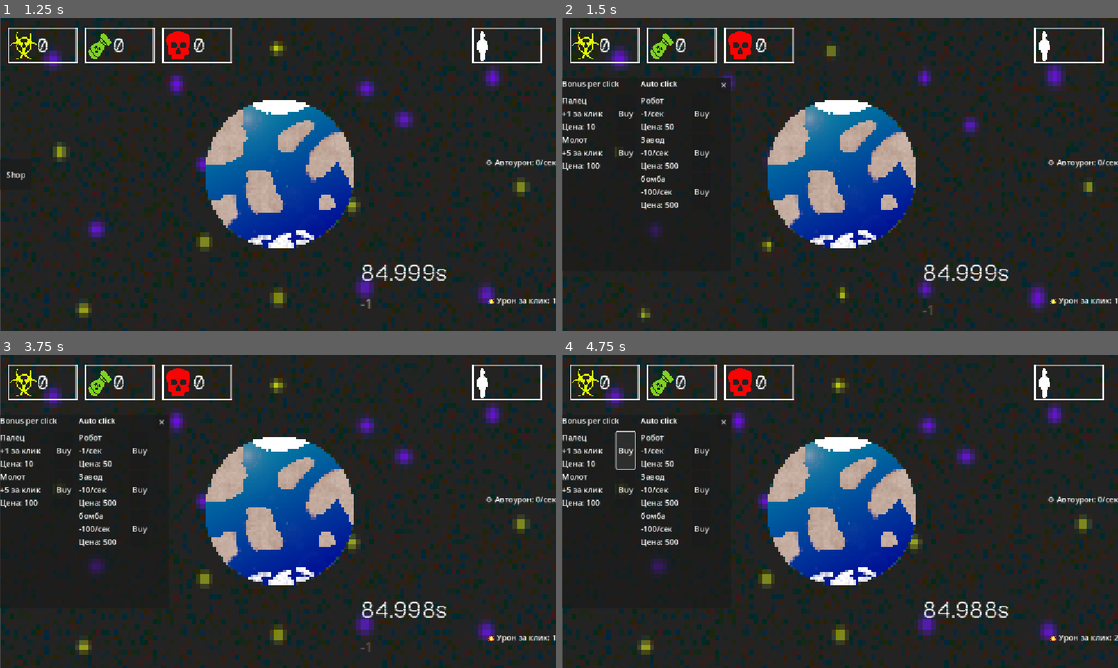
Above: before the commit, frames 1-4 (two rows, left to right).
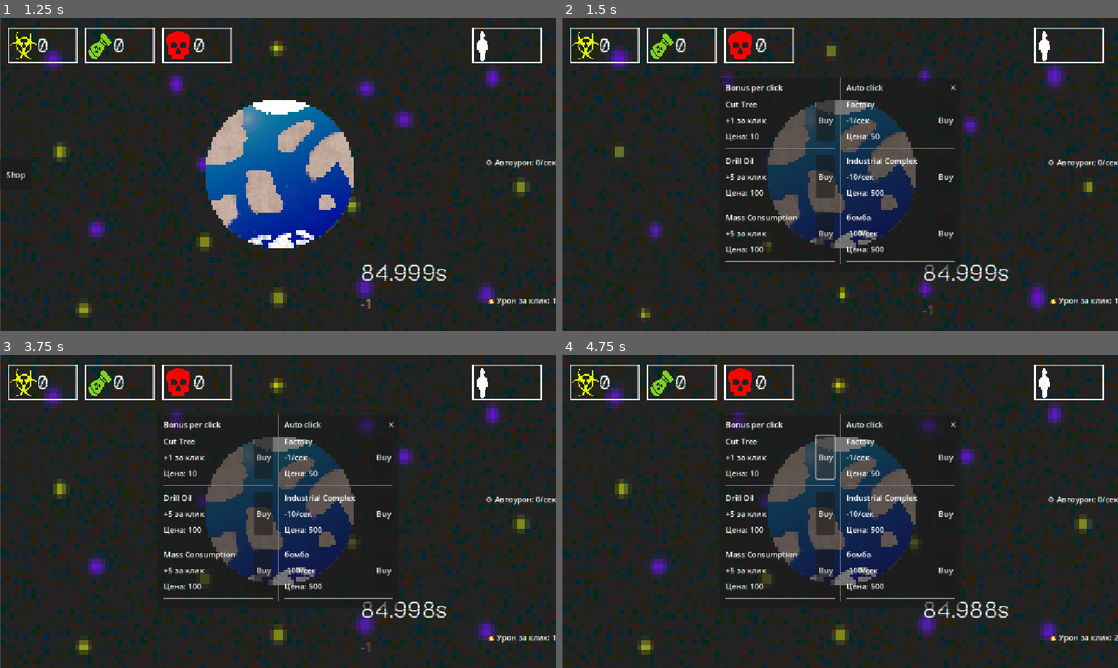
Above: after the commit, the same moments.

Repository: KvoERR/count-down-game
Game: Godot game, scene res://main.tscn
Same seed, same stepped clock (60 frames per second), same inputs: the game is played once before the commit and once after it.
Inputs (mouse positions are in pixels of both pictures, inside the frame that each line leads up to):
- Up to frame 1 (1.25 s): click (283, 174) at 0.5 s
- Up to frame 2 (1.5 s): click "Shop" at 1.25 s
- Up to frame 3 (3.75 s): click "✕" at 2 s; click (283, 511) at 2.75 s; click "Shop" at 3.5 s
- Up to frame 4 (4.75 s): click "Buy" at 4.25 s

Frame 1 is identical in both runs. In frame 2, 13% of the frame differs, in the area x 0-72%, y 18-81%; in frame 3, 14%; in frame 4, 14%.

Commit message:
Переименовал товары на англ

Diff:
--- a/main.gd
+++ b/main.gd
@@ -14,7 +14,7 @@
 @onready var shop_button = $Game/ShopButton
 
 @onready var animated_bg = $Background
-
+@onready var click_button = $Game/Earth
 func _ready():
 	animated_bg.play("default")
 	timer.start()
@@ -67,7 +67,8 @@
 func _on_shop_button_pressed():
 	shop_button.visible = false
 	$Shop/ShopPanel.visible = true
-
+	click_button.mouse_filter = Control.MOUSE_FILTER_IGNORE
 func _on_close_button_pressed():
 	$Shop/ShopPanel.visible = false
 	shop_button.visible = true
+	click_button.mouse_filter = Control.MOUSE_FILTER_STOP
--- a/main.tscn
+++ b/main.tscn
@@ -32,7 +32,7 @@
 "duration": 1.0,
 "texture": ExtResource("10_ycdy4")
 }],
-"loop": true,
+"loop": 1,
 "name": &"default",
 "speed": 20.0
 }]
@@ -51,7 +51,7 @@
 
 [sub_resource type="StyleBoxEmpty" id="StyleBoxEmpty_ycdy4"]
 
-[node name="main" type="Control"]
+[node name="main" type="Control" unique_id=1183412078]
 layout_mode = 3
 anchors_preset = 15
 anchor_right = 1.0
@@ -60,7 +60,7 @@
 grow_vertical = 2
 script = ExtResource("1_ig7tw")
 
-[node name="Background" type="AnimatedSprite2D" parent="."]
+[node name="Background" type="AnimatedSprite2D" parent="." unique_id=129504420]
 z_index = -1
 texture_filter = 1
 position = Vector2(576.5, 329)
@@ -71,28 +71,43 @@
 speed_scale = 0.5
 script = SubResource("GDScript_dg77c")
 
-[node name="Shop" type="Node" parent="."]
+[node name="Shop" type="Node" parent="." unique_id=2072220438]
 script = ExtResource("2_0xm2m")
 
 [node name="ShopPanel" type="Panel" parent="Shop" unique_id=2079763257]
 visible = false
-anchors_preset = 4
+z_index = 1
+anchors_preset = 8
+anchor_left = 0.5
 anchor_top = 0.5
+anchor_right = 0.5
 anchor_bottom = 0.5
+offset_left = -250.0
 offset_top = -200.0
-offset_right = 350.0
+offset_right = 250.0
 offset_bottom = 200.0
-grow_vertical = 2
-
-[node name="Content" type="VBoxContainer" parent="Shop/ShopPanel"]
+grow_horizontal = 2
+grow_vertical = 2
+
+[node name="Content" type="VBoxContainer" parent="Shop/ShopPanel" unique_id=735067614]
 layout_mode = 1
-offset_right = 197.0
+anchors_preset = 5
+anchor_left = 0.5
+anchor_right = 0.5
+offset_left = -108.5
+offset_right = 108.5
 offset_bottom = 40.0
-
-[node name="Columns" type="HBoxContainer" parent="Shop/ShopPanel/Content"]
-layout_mode = 2
-
-[node name="ClickColumn" type="VBoxContainer" parent="Shop/ShopPanel/Content/Columns"]
+grow_horizontal = 2
+theme_override_constants/separation = 100
+
+[node name="Columns" type="HBoxContainer" parent="Shop/ShopPanel/Content" unique_id=920407680]
+layout_mode = 2
+theme_override_constants/separation = 10
+
+[node name="ClickColumn" type="VBoxContainer" parent="Shop/ShopPanel/Content/Columns" unique_id=1418396021]
+layout_mode = 2
+
+[node name="HSeparator2" type="HSeparator" parent="Shop/ShopPanel/Content/Columns/ClickColumn" unique_id=1130220032]
 layout_mode = 2
 
 [node name="BonusPerClick" type="Label" parent="Shop/ShopPanel/Content/Columns/ClickColumn" unique_id=656770296]
@@ -104,6 +119,7 @@
 
 [node name="ClickList" type="VBoxContainer" parent="Shop/ShopPanel/Content/Columns/ClickColumn" unique_id=1923043095]
 layout_mode = 2
+theme_override_constants/separation = 10
 
 [node name="VSeparator" type="VSeparator" parent="Shop/ShopPanel/Content/Columns" unique_id=857831960]
 layout_mode = 2
@@ -111,6 +127,9 @@
 [node name="AutoColumn" type="VBoxContainer" parent="Shop/ShopPanel/Content/Columns" unique_id=1755561017]
 layout_mode = 2
 
+[node name="HSeparator2" type="HSeparator" parent="Shop/ShopPanel/Content/Columns/AutoColumn" unique_id=110967927]
+layout_mode = 2
+
 [node name="AutoClick" type="Label" parent="Shop/ShopPanel/Content/Columns/AutoColumn" unique_id=1121322371]
 layout_mode = 2
 text = "Auto click"
@@ -119,23 +138,24 @@
 layout_mode = 2
 
 [node name="Autolist" type="VBoxContainer" parent="Shop/ShopPanel/Content/Columns/AutoColumn" unique_id=576045225]
-
-layout_mode = 2
-
-[node name="CloseButton" type="Button" parent="Shop/ShopPanel"]
+layout_mode = 2
+theme_override_constants/separation = 10
+
+[node name="CloseButton" type="Button" parent="Shop/ShopPanel" unique_id=1089807603]
 layout_mode = 1
 anchors_preset = 1
 anchor_left = 1.0
 anchor_right = 1.0
 offset_left = -30.0
-offset_bottom = 31.0
+offset_top = 5.0
+offset_bottom = 36.000004
 grow_horizontal = 0
 text = "✕"
 
-[node name="Game" type="Node" parent="."]
+[node name="Game" type="Node" parent="." unique_id=2118080181]
 script = ExtResource("2_h2yge")
 
-[node name="CounterLabel" type="Label" parent="Game"]
+[node name="CounterLabel" type="Label" parent="Game" unique_id=1006715061]
 anchors_preset = -1
 anchor_left = 0.633
 anchor_top = 0.832
@@ -150,7 +170,7 @@
 theme_override_font_sizes/font_size = 45
 text = "Клики: 0"
 
-[node name="Earth" type="Button" parent="Game"]
+[node name="Earth" type="Button" parent="Game" unique_id=2079295522]
 texture_filter = 1
 clip_contents = true
 anchors_preset = 8
@@ -174,10 +194,10 @@
 expand_icon = true
 script = ExtResource("11_ycdy4")
 
-[node name="AutoClickTimer" type="Timer" parent="Game"]
+[node name="AutoClickTimer" type="Timer" parent="Game" unique_id=1311135482]
 autostart = true
 
-[node name="ShopButton" type="Button" parent="Game"]
+[node name="ShopButton" type="Button" parent="Game" unique_id=147823606]
 anchors_preset = 4
 anchor_top = 0.5
 anchor_bottom = 0.5
@@ -187,10 +207,10 @@
 grow_vertical = 2
 text = "Shop"
 
-[node name="Timer" type="Timer" parent="Game"]
+[node name="Timer" type="Timer" parent="Game" unique_id=242651382]
 wait_time = 10.0
 
-[node name="ClickStats" type="Label" parent="Game"]
+[node name="ClickStats" type="Label" parent="Game" unique_id=165576066]
 anchors_preset = 3
 anchor_left = 1.0
 anchor_top = 1.0
@@ -204,7 +224,7 @@
 Text:
 Damage/click: 1"
 
-[node name="AutoStats" type="Label" parent="Game"]
+[node name="AutoStats" type="Label" parent="Game" unique_id=580402808]
 anchors_preset = 6
 anchor_left = 1.0
 anchor_top = 0.5
@@ -219,10 +239,10 @@
 Text:
 Damage/sec: 0"
 
-[node name="Interface" type="Node" parent="."]
+[node name="Interface" type="Node" parent="." unique_id=50596580]
 script = ExtResource("7_5vw27")
 
-[node name="DeathLabel" type="Label" parent="Interface"]
+[node name="DeathLabel" type="Label" parent="Interface" unique_id=104724489]
 anchors_preset = -1
 anchor_left = 0.633
 anchor_top = 0.832
@@ -237,7 +257,7 @@
 theme_override_font_sizes/font_size = 40
 text = "0"
 
-[node name="WarLabel" type="Label" parent="Interface"]
+[node name="WarLabel" type="Label" parent="Interface" unique_id=1158434990]
 anchors_preset = -1
 anchor_left = 0.633
 anchor_top = 0.832
@@ -252,7 +272,7 @@
 theme_override_font_sizes/font_size = 40
 text = "0"
 
-[node name="WasteLabel" type="Label" parent="Interface"]
+[node name="WasteLabel" type="Label" parent="Interface" unique_id=2134559734]
 anchors_preset = -1
 anchor_left = 0.633
 anchor_top = 0.832
@@ -267,7 +287,7 @@
 theme_override_font_sizes/font_size = 40
 text = "0"
 
-[node name="Background" type="TextureRect" parent="Interface"]
+[node name="Background" type="TextureRect" parent="Interface" unique_id=1434364789]
 z_index = -1
 texture_filter = 1
 offset_right = 1151.0
--- a/scenes/upgrade_item.tscn
+++ b/scenes/upgrade_item.tscn
@@ -3,13 +3,15 @@
 [ext_resource type="Script" uid="uid://dhsumpgtj8l7t" path="res://scenes/upgrade_item.gd" id="1_5bs5i"]
 
 [node name="UpgradeItem" type="HBoxContainer" unique_id=1503403409]
+custom_minimum_size = Vector2(80, 0)
 offset_right = 40.0
 offset_bottom = 40.0
-theme_override_constants/separation = 30
+theme_override_constants/separation = 40
 script = ExtResource("1_5bs5i")
 
 [node name="Info" type="VBoxContainer" parent="." unique_id=675859045]
 layout_mode = 2
+theme_override_constants/separation = 10
 
 [node name="Name" type="Label" parent="Info" unique_id=372746890]
 layout_mode = 2
--- a/shop.gd
+++ b/shop.gd
@@ -7,34 +7,41 @@
 var upgrades = [
 	{
 		"type": "click",
-		"name": "Палец",
+		"name": "Cut Tree",
 		"desc": "+1 за клик",
 		"price": 10,
 		"value": 1
 	},
 	{
 		"type": "click",
-		"name": "Молот",
+		"name": "Drill Oil",
+		"desc": "+5 за клик",
+		"price": 100,
+		"value": 5
+	},
+		{
+		"type": "click",
+		"name": "Mass Consumption",
 		"desc": "+5 за клик",
 		"price": 100,
 		"value": 5
 	},
 	{
 		"type": "auto",
-		"name": "Робот",
+		"name": "Factory",
 		"desc": "-1/сек",
 		"price": 50,
 		"value": -1
 	},
 	{
 		"type": "auto",
-		"name": "Завод",
+		"name": "Industrial Complex",
 		"desc": "-10/сек",
 		"price": 500,
 		"value": -10
 	},
 	{
-		"type": "auto",
+		"type": "Megalopolis",
 		"name": "бомба",
 		"desc": "-100/сек",
 		"price": 500,
@@ -51,22 +58,25 @@
 
 
 func fill_shop():
-	for child in click_list.get_children():
-		child.queue_free()
+	for i in upgrades.size():
+		var upgrade = upgrades[i]
 
-	for child in auto_list.get_children():
-		child.queue_free()
-
-	for upgrade in upgrades:
 		var item = UpgradeScene.instantiate()
-
 		item.setup(upgrade)
 		item.buy_pressed.connect(_on_buy_pressed)
 
+		var target_list
+
 		if upgrade.type == "click":
-			click_list.add_child(item)
+			target_list = click_list
 		else:
-			auto_list.add_child(item)
+			target_list = auto_list
+
+		target_list.add_child(item)
+
+		var separator = HSeparator.new()
+		separator.custom_minimum_size.y = 8
+		target_list.add_child(separator)
 
 
 func _on_buy_pressed(data):
Not shown: 1 places in main.tscn that only renumber resources
